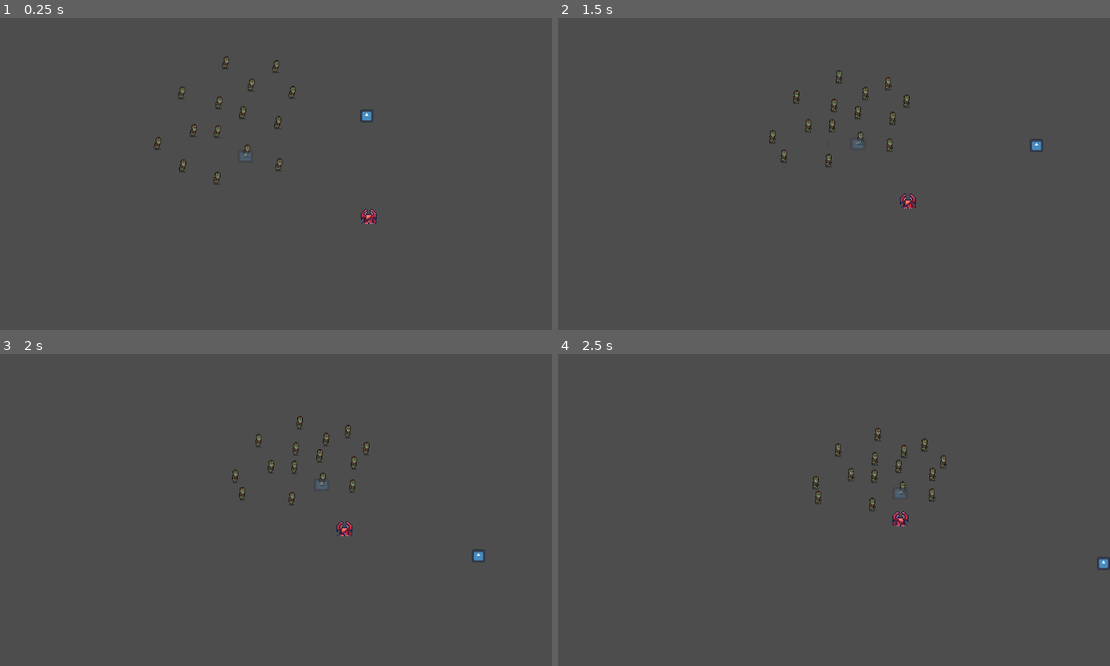
Above: before the commit, frames 1-4 (two rows, left to right).
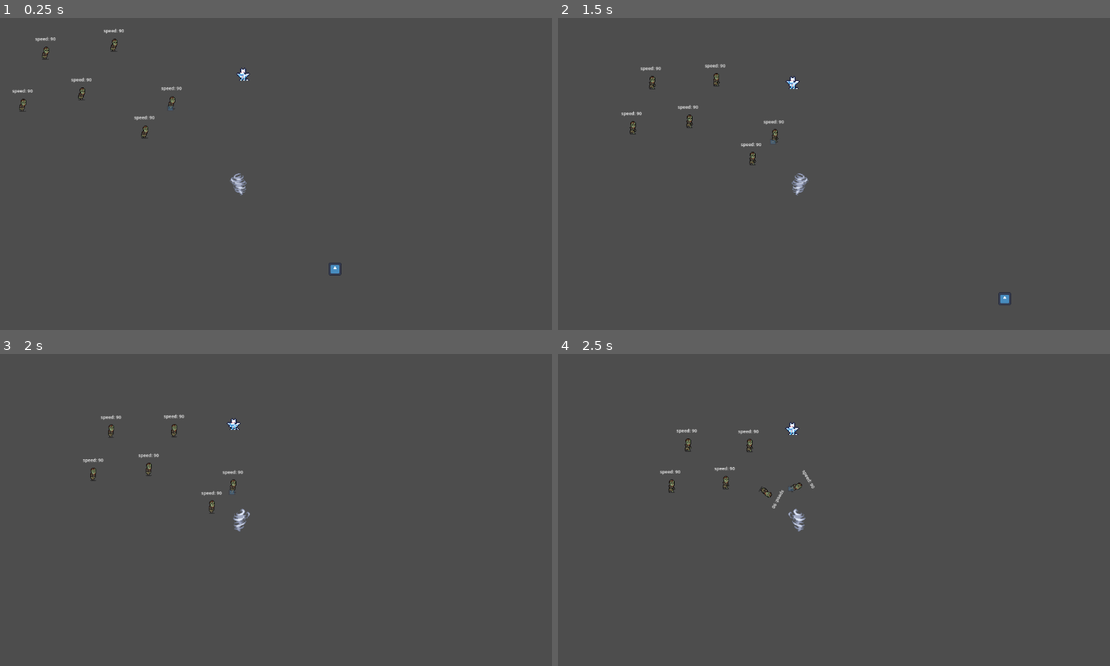
Above: after the commit, the same moments.

Repository: CauaTheKing/dragons_vs_zombies
Game: Godot game, scene res://Scenes/GamePlay/world.tscn
Two runs of this game, one before a commit and one after it. Both use one fixed random seed, a clock stepped at 60 frames per second and the inputs below. The engine's default icon, where the game draws it, is replaced by a stand-in: a white triangle on a blue panel in a dark square.
Inputs:
- Up to frame 1 (0.25 s): no input
- Up to frame 2 (1.5 s): hold D (right) 0.53-1.28 s; hold S (down) from 1.28 s (still down)
- Up to frame 3 (2 s): keep holding S (down)
- Up to frame 4 (2.5 s): release S (down) at 2.03 s; hold D (right) from 2.03 s (still down)

The runs differ from the first frame. In frame 1, 1.3% of the frame differs, in the area x 2-69%, y 3-83%; in frame 2, 1.3%, in the area x 11-88%, y 14-92%; in frame 3, 1.2%; in frame 4, 1.2%.

Commit message:
opa

Diff:
--- /dev/null
+++ b/Scenes/Dragons/ice_dragon.tscn
@@ -0,0 +1,152 @@
+[gd_scene load_steps=20 format=3 uid="uid://bcjsrnxp830il"]
+
+[ext_resource type="Texture2D" uid="uid://swgk0xmvxngx" path="res://Sprites/Dragons/Animations/Baby White Dragon/BabyWhiteDragonIdleSide.png" id="1_e3126"]
+[ext_resource type="Script" path="res://Scripts/Dragons/ice_dragon.gd" id="1_rv1gf"]
+[ext_resource type="Texture2D" uid="uid://bsoa7t8uy1utv" path="res://Sprites/DragonEffects/IceDragon/Retro Impact Effect Pack 3 C.png" id="3_1o2vv"]
+[ext_resource type="Texture2D" uid="uid://ohyovxwx7d1f" path="res://icon.svg" id="4_m07hm"]
+[ext_resource type="PackedScene" uid="uid://cm6ntpgo0q3mf" path="res://Scenes/GamePlay/area_detect_target.tscn" id="5_nc7n1"]
+
+[sub_resource type="AtlasTexture" id="AtlasTexture_4duap"]
+atlas = ExtResource("1_e3126")
+region = Rect2(0, 0, 16, 16)
+
+[sub_resource type="AtlasTexture" id="AtlasTexture_x2pjq"]
+atlas = ExtResource("1_e3126")
+region = Rect2(16, 0, 16, 16)
+
+[sub_resource type="AtlasTexture" id="AtlasTexture_7far0"]
+atlas = ExtResource("1_e3126")
+region = Rect2(32, 0, 16, 16)
+
+[sub_resource type="AtlasTexture" id="AtlasTexture_nfug6"]
+atlas = ExtResource("1_e3126")
+region = Rect2(48, 0, 16, 16)
+
+[sub_resource type="SpriteFrames" id="SpriteFrames_iohyw"]
+animations = [{
+"frames": [{
+"duration": 1.0,
+"texture": SubResource("AtlasTexture_4duap")
+}, {
+"duration": 1.0,
+"texture": SubResource("AtlasTexture_x2pjq")
+}, {
+"duration": 1.0,
+"texture": SubResource("AtlasTexture_7far0")
+}, {
+"duration": 1.0,
+"texture": SubResource("AtlasTexture_nfug6")
+}],
+"loop": true,
+"name": &"move",
+"speed": 5.0
+}]
+
+[sub_resource type="CircleShape2D" id="CircleShape2D_w8ixh"]
+radius = 15.0333
+
+[sub_resource type="AtlasTexture" id="AtlasTexture_ntjes"]
+atlas = ExtResource("3_1o2vv")
+region = Rect2(0, 96, 32, 32)
+
+[sub_resource type="AtlasTexture" id="AtlasTexture_ri7cn"]
+atlas = ExtResource("3_1o2vv")
+region = Rect2(32, 96, 32, 32)
+
+[sub_resource type="AtlasTexture" id="AtlasTexture_pj4c6"]
+atlas = ExtResource("3_1o2vv")
+region = Rect2(64, 96, 32, 32)
+
+[sub_resource type="AtlasTexture" id="AtlasTexture_mgwpy"]
+atlas = ExtResource("3_1o2vv")
+region = Rect2(96, 96, 32, 32)
+
+[sub_resource type="AtlasTexture" id="AtlasTexture_1jqkr"]
+atlas = ExtResource("3_1o2vv")
+region = Rect2(128, 96, 32, 32)
+
+[sub_resource type="AtlasTexture" id="AtlasTexture_ndxoi"]
+atlas = ExtResource("3_1o2vv")
+region = Rect2(160, 96, 32, 32)
+
+[sub_resource type="SpriteFrames" id="SpriteFrames_qkw1t"]
+animations = [{
+"frames": [{
+"duration": 1.0,
+"texture": SubResource("AtlasTexture_ntjes")
+}, {
+"duration": 1.0,
+"texture": SubResource("AtlasTexture_ri7cn")
+}, {
+"duration": 1.0,
+"texture": SubResource("AtlasTexture_pj4c6")
+}, {
+"duration": 1.0,
+"texture": SubResource("AtlasTexture_mgwpy")
+}, {
+"duration": 1.0,
+"texture": SubResource("AtlasTexture_1jqkr")
+}, {
+"duration": 1.0,
+"texture": SubResource("AtlasTexture_ndxoi")
+}],
+"loop": true,
+"name": &"freeze",
+"speed": 5.0
+}]
+
+[sub_resource type="CircleShape2D" id="CircleShape2D_3qh6j"]
+radius = 64.0703
+
+[node name="IceDragon" type="CharacterBody2D" node_paths=PackedStringArray("sprite_anim", "area_detect")]
+collision_layer = 0
+collision_mask = 0
+script = ExtResource("1_rv1gf")
+sprite_anim = NodePath("Sprite")
+area_detect = NodePath("AreaDetectTarget")
+
+[node name="Sprite" type="AnimatedSprite2D" parent="."]
+texture_filter = 1
+scale = Vector2(2, 2)
+sprite_frames = SubResource("SpriteFrames_iohyw")
+animation = &"move"
+offset = Vector2(0, -8)
+
+[node name="Shape" type="CollisionShape2D" parent="."]
+position = Vector2(0, -12)
+shape = SubResource("CircleShape2D_w8ixh")
+
+[node name="FreezingArea" type="Area2D" parent="."]
+visible = false
+position = Vector2(1, -12)
+scale = Vector2(-1, 1)
+collision_layer = 0
+collision_mask = 8
+
+[node name="Sprite" type="AnimatedSprite2D" parent="FreezingArea"]
+texture_filter = 1
+position = Vector2(1, -13)
+rotation = -0.463521
+scale = Vector2(4, 4)
+sprite_frames = SubResource("SpriteFrames_qkw1t")
+animation = &"freeze"
+frame_progress = 0.81635
+speed_scale = 1.5
+offset = Vector2(-16, -8)
+
+[node name="Shape" type="CollisionShape2D" parent="FreezingArea"]
+position = Vector2(-70, -6)
+rotation = -0.0225071
+shape = SubResource("CircleShape2D_3qh6j")
+
+[node name="Icon" type="Sprite2D" parent="."]
+modulate = Color(1, 1, 1, 0.360784)
+position = Vector2(-102.5, -9.5)
+scale = Vector2(0.101563, 0.0859375)
+texture = ExtResource("4_m07hm")
+
+[node name="AreaDetectTarget" parent="." instance=ExtResource("5_nc7n1")]
+visible = false
+position = Vector2(-1, -13)
+
+[connection signal="body_exited" from="FreezingArea" to="." method="_on_freezing_area_body_exited"]
--- /dev/null
+++ b/Scenes/Dragons/light_dragon.tscn
@@ -0,0 +1,76 @@
+[gd_scene load_steps=11 format=3 uid="uid://cfoysr1mnleam"]
+
+[ext_resource type="Script" path="res://Scripts/Dragons/light_dragon.gd" id="1_kiom1"]
+[ext_resource type="Texture2D" uid="uid://dt3eighn03gbx" path="res://Sprites/Dragons/Animations/Great Wyvern/GreatWyvernIdleSide.png" id="2_slurg"]
+[ext_resource type="PackedScene" uid="uid://cm6ntpgo0q3mf" path="res://Scenes/GamePlay/area_detect_target.tscn" id="3_y241s"]
+
+[sub_resource type="AtlasTexture" id="AtlasTexture_76sjb"]
+atlas = ExtResource("2_slurg")
+region = Rect2(0, 0, 16, 16)
+
+[sub_resource type="AtlasTexture" id="AtlasTexture_ip7yc"]
+atlas = ExtResource("2_slurg")
+region = Rect2(16, 0, 16, 16)
+
+[sub_resource type="AtlasTexture" id="AtlasTexture_lgivg"]
+atlas = ExtResource("2_slurg")
+region = Rect2(32, 0, 16, 16)
+
+[sub_resource type="AtlasTexture" id="AtlasTexture_b8x40"]
+atlas = ExtResource("2_slurg")
+region = Rect2(48, 0, 16, 16)
+
+[sub_resource type="SpriteFrames" id="SpriteFrames_q7gnj"]
+animations = [{
+"frames": [{
+"duration": 1.0,
+"texture": SubResource("AtlasTexture_76sjb")
+}, {
+"duration": 1.0,
+"texture": SubResource("AtlasTexture_ip7yc")
+}, {
+"duration": 1.0,
+"texture": SubResource("AtlasTexture_lgivg")
+}, {
+"duration": 1.0,
+"texture": SubResource("AtlasTexture_b8x40")
+}],
+"loop": true,
+"name": &"move",
+"speed": 5.0
+}]
+
+[sub_resource type="CircleShape2D" id="CircleShape2D_5ybst"]
+radius = 18.0
+
+[sub_resource type="CircleShape2D" id="CircleShape2D_0d7e4"]
+radius = 73.437
+
+[node name="StormDragon" type="CharacterBody2D" node_paths=PackedStringArray("sprite_anim", "area_detect")]
+collision_layer = 16
+script = ExtResource("1_kiom1")
+sprite_anim = NodePath("Sprite")
+max_distance_to_target = 200
+area_detect = NodePath("AreaDetectTarget")
+
+[node name="Sprite" type="AnimatedSprite2D" parent="."]
+texture_filter = 1
+scale = Vector2(3, 3)
+sprite_frames = SubResource("SpriteFrames_q7gnj")
+animation = &"move"
+frame_progress = 0.131779
+speed_scale = 1.5
+offset = Vector2(0, -8)
+
+[node name="Shape" type="CollisionShape2D" parent="."]
+visible = false
+position = Vector2(0, -17)
+shape = SubResource("CircleShape2D_5ybst")
+
+[node name="Area" type="Area2D" parent="."]
+
+[node name="Shaoe" type="CollisionShape2D" parent="Area"]
+position = Vector2(134, -3)
+shape = SubResource("CircleShape2D_0d7e4")
+
+[node name="AreaDetectTarget" parent="." instance=ExtResource("3_y241s")]
--- a/Scenes/GamePlay/Zumbis/zumbi_standard.tscn
+++ b/Scenes/GamePlay/Zumbis/zumbi_standard.tscn
@@ -309,10 +309,43 @@
 "values": ["walk"]
 }
 
+[sub_resource type="Animation" id="Animation_w6p6v"]
+resource_name = "spin"
+loop_mode = 1
+tracks/0/type = "value"
+tracks/0/imported = false
+tracks/0/enabled = true
+tracks/0/path = NodePath(".:rotation")
+tracks/0/interp = 1
+tracks/0/loop_wrap = true
+tracks/0/keys = {
+"times": PackedFloat32Array(0, 1),
+"transitions": PackedFloat32Array(1, 1),
+"update": 0,
+"values": [0.0, 6.28319]
+}
+
+[sub_resource type="Animation" id="Animation_x0714"]
+length = 0.001
+tracks/0/type = "value"
+tracks/0/imported = false
+tracks/0/enabled = true
+tracks/0/path = NodePath(".:rotation")
+tracks/0/interp = 1
+tracks/0/loop_wrap = true
+tracks/0/keys = {
+"times": PackedFloat32Array(0),
+"transitions": PackedFloat32Array(1),
+"update": 0,
+"values": [0.0]
+}
+
 [sub_resource type="AnimationLibrary" id="AnimationLibrary_e3av1"]
 _data = {
+"RESET": SubResource("Animation_x0714"),
 "attack": SubResource("Animation_igqto"),
 "death": SubResource("Animation_ic84t"),
+"spin": SubResource("Animation_w6p6v"),
 "walk": SubResource("Animation_71jyu")
 }
 
@@ -346,3 +379,11 @@
 "": SubResource("AnimationLibrary_e3av1")
 }
 autoplay = "walk"
+
+[node name="Label" type="Label" parent="."]
+offset_left = -19.0
+offset_top = -47.0
+offset_right = 21.0
+offset_bottom = -24.0
+theme_override_font_sizes/font_size = 9
+text = "55"
--- /dev/null
+++ b/Scenes/GamePlay/tornado.tscn
@@ -0,0 +1,62 @@
+[gd_scene load_steps=9 format=3 uid="uid://cwpldgbmngldf"]
+
+[ext_resource type="Texture2D" uid="uid://bglvxbm4471yy" path="res://Sprites/DragonEffects/StormDragon/Retro Impact Effect Pack 2 F.png" id="1_go3ku"]
+[ext_resource type="Script" path="res://Scripts/GamePlay/tornado.gd" id="1_t5h7x"]
+
+[sub_resource type="AtlasTexture" id="AtlasTexture_jwmob"]
+atlas = ExtResource("1_go3ku")
+region = Rect2(0, 1088, 64, 64)
+
+[sub_resource type="AtlasTexture" id="AtlasTexture_6rs44"]
+atlas = ExtResource("1_go3ku")
+region = Rect2(64, 1088, 64, 64)
+
+[sub_resource type="AtlasTexture" id="AtlasTexture_jbe0x"]
+atlas = ExtResource("1_go3ku")
+region = Rect2(128, 1088, 64, 64)
+
+[sub_resource type="AtlasTexture" id="AtlasTexture_ysd4o"]
+atlas = ExtResource("1_go3ku")
+region = Rect2(192, 1088, 64, 64)
+
+[sub_resource type="SpriteFrames" id="SpriteFrames_428at"]
+animations = [{
+"frames": [{
+"duration": 1.0,
+"texture": SubResource("AtlasTexture_jwmob")
+}, {
+"duration": 1.0,
+"texture": SubResource("AtlasTexture_6rs44")
+}, {
+"duration": 1.0,
+"texture": SubResource("AtlasTexture_jbe0x")
+}, {
+"duration": 1.0,
+"texture": SubResource("AtlasTexture_ysd4o")
+}],
+"loop": true,
+"name": &"spin",
+"speed": 5.0
+}]
+
+[sub_resource type="CircleShape2D" id="CircleShape2D_bpp3p"]
+radius = 42.4264
+
+[node name="Tornado" type="Area2D"]
+collision_layer = 0
+collision_mask = 8
+script = ExtResource("1_t5h7x")
+
+[node name="Sprite" type="AnimatedSprite2D" parent="."]
+texture_filter = 1
+sprite_frames = SubResource("SpriteFrames_428at")
+animation = &"spin"
+autoplay = "spin"
+frame_progress = 0.480801
+offset = Vector2(-2, -25)
+
+[node name="Shape" type="CollisionShape2D" parent="."]
+position = Vector2(0, -19)
+shape = SubResource("CircleShape2D_bpp3p")
+
+[connection signal="body_entered" from="." to="." method="_on_body_entered"]
--- a/Scenes/GamePlay/world.tscn
+++ b/Scenes/GamePlay/world.tscn
@@ -1,95 +1,52 @@
-[gd_scene load_steps=4 format=3 uid="uid://ta8msbepsp6m"]
+[gd_scene load_steps=5 format=3 uid="uid://ta8msbepsp6m"]
 
 [ext_resource type="PackedScene" uid="uid://cfnndu2yxsb2y" path="res://Scenes/GamePlay/player.tscn" id="1_l3jty"]
 [ext_resource type="PackedScene" uid="uid://c2k4rcv2tkbny" path="res://Scenes/GamePlay/Zumbis/zumbi_standard.tscn" id="2_64xnk"]
-[ext_resource type="PackedScene" uid="uid://dt6gyq1dfrip4" path="res://Scenes/Dragons/fire_dragon.tscn" id="3_fxa2c"]
+[ext_resource type="PackedScene" uid="uid://bcjsrnxp830il" path="res://Scenes/Dragons/ice_dragon.tscn" id="3_s4q3m"]
+[ext_resource type="PackedScene" uid="uid://cwpldgbmngldf" path="res://Scenes/GamePlay/tornado.tscn" id="4_fkncr"]
 
 [node name="World" type="Node2D"]
 position = Vector2(290, 138)
+metadata/_edit_horizontal_guides_ = [19.0]
 
 [node name="Player" parent="." instance=ExtResource("1_l3jty")]
-position = Vector2(489, 78)
+position = Vector2(425, 387)
 
 [node name="Zumbi_Standard2" parent="." instance=ExtResource("2_64xnk")]
-position = Vector2(291, 200)
+position = Vector2(21, 109)
 speed = 90
 attack_distance = 30
 
 [node name="Zumbi_Standard3" parent="." instance=ExtResource("2_64xnk")]
-position = Vector2(164, 224)
+position = Vector2(78, 47)
 speed = 90
 attack_distance = 30
 
 [node name="Zumbi_Standard4" parent="." instance=ExtResource("2_64xnk")]
-position = Vector2(164, 124)
+position = Vector2(-106, 33)
 speed = 90
 attack_distance = 30
 
 [node name="Zumbi_Standard5" parent="." instance=ExtResource("2_64xnk")]
-position = Vector2(44, 149)
+position = Vector2(-226, 58)
 speed = 90
 attack_distance = 30
 
 [node name="Zumbi_Standard6" parent="." instance=ExtResource("2_64xnk")]
-position = Vector2(92, 41)
+position = Vector2(-178, -50)
 speed = 90
 attack_distance = 30
 
 [node name="Zumbi_Standard7" parent="." instance=ExtResource("2_64xnk")]
-position = Vector2(232, 22)
+position = Vector2(-38, -69)
 speed = 90
 attack_distance = 30
 
-[node name="Zumbi_Standard8" parent="." instance=ExtResource("2_64xnk")]
-position = Vector2(215, 83)
-speed = 90
-attack_distance = 30
+[node name="Tornado" parent="." instance=ExtResource("4_fkncr")]
+position = Vector2(235, 240)
 
-[node name="Zumbi_Standard9" parent="." instance=ExtResource("2_64xnk")]
-position = Vector2(286, 106)
-speed = 90
-attack_distance = 30
-
-[node name="Zumbi_Standard10" parent="." instance=ExtResource("2_64xnk")]
-position = Vector2(315, 37)
-speed = 90
-attack_distance = 30
-
-[node name="Zumbi_Standard11" parent="." instance=ExtResource("2_64xnk")]
-position = Vector2(284, -20)
-speed = 90
-attack_distance = 30
-
-[node name="Zumbi_Standard12" parent="." instance=ExtResource("2_64xnk")]
-position = Vector2(182, -25)
-speed = 90
-attack_distance = 30
-
-[node name="Zumbi_Standard13" parent="." instance=ExtResource("2_64xnk")]
-position = Vector2(167, 62)
-speed = 90
-attack_distance = 30
-
-[node name="Zumbi_Standard14" parent="." instance=ExtResource("2_64xnk")]
-position = Vector2(116, 122)
-speed = 90
-attack_distance = 30
-
-[node name="Zumbi_Standard15" parent="." instance=ExtResource("2_64xnk")]
-position = Vector2(99, 195)
-speed = 70
-attack_distance = 30
-
-[node name="Zumbi_Standard16" parent="." instance=ExtResource("2_64xnk")]
-position = Vector2(224, 167)
-speed = 90
-attack_distance = 30
-
-[node name="Fire_dragon" parent="." instance=ExtResource("3_fxa2c")]
-position = Vector2(500, 300)
+[node name="IceDragon" parent="." instance=ExtResource("3_s4q3m")]
+position = Vector2(244, 6)
 lifes = 20
-speed = 40
-direct_damage = 5
-impact_damage = 2
-distance_attack = 280
-max_distance_to_target = 130
+speed = 20
+max_distance_to_target = 150
--- a/Scripts/Dragons/fire_dragon.gd
+++ b/Scripts/Dragons/fire_dragon.gd
@@ -3,7 +3,6 @@
 @onready var flames: Area2D = get_node('Flames')
 
 var flame_damage: int = 4
-
 
 
 func long_attack() -> void: #ataque de longe, de disparos de bola de fogo
@@ -37,7 +36,6 @@
 	flames.visible = true
 	flames.look_at(target.global_position)
 
-
 	for t in targets_in_flames:
 		if t.has_method('take_damage'):
 			t.take_damage(flame_damage)
--- /dev/null
+++ b/Scripts/Dragons/ice_dragon.gd
@@ -0,0 +1,25 @@
+extends DragonBase
+
+@onready var freeze_area: Area2D = $FreezingArea
+@onready var sprite_freeza: AnimatedSprite2D = $FreezingArea/Sprite
+
+func close_attack() -> void:
+
+	var zumbis: Array = freeze_area.get_overlapping_bodies()
+
+	if zumbis.is_empty() or not target:
+		freeze_area.visible = false
+		sprite_freeza.stop()
+		return
+
+	freeze_area.visible = true
+	sprite_freeza.play('freeze')
+	freeze_area.look_at(target.global_position)
+	for z in zumbis:
+		z.ice_effect(true)
+
+func state_idle() -> void:
+	pass
+
+func _on_freezing_area_body_exited(body):
+	body.ice_effect(false)
--- /dev/null
+++ b/Scripts/Dragons/light_dragon.gd
@@ -0,0 +1 @@
+extends DragonBase
--- a/Scripts/GamePlay/ZumbiClass.gd
+++ b/Scripts/GamePlay/ZumbiClass.gd
@@ -9,12 +9,12 @@
 @export var anim_player: AnimationMixer
 
 
-enum STATES {ATTACKING = 1, MOVE_TO_TARGET, IDLE}
+enum STATES {ATTACKING = 1, MOVE_TO_TARGET, IDLE, THROW}
 #var list_anim: Array
 var current_state: int
 var target
 var target_direction: Vector2
-
+var default_speed: int
 
 func set_sprite_flip(value) -> bool:
 	if not value is bool:
@@ -27,9 +27,9 @@
 
 
 func _ready():
+	default_speed = speed
 	add_to_group('zumbi')
-	target = Global.player
-	change_state(STATES.MOVE_TO_TARGET)
+	get_target()
 	#list_anim = sprite_animated.sprite_frames.get_animation_names()
 
 func change_state(_state: int) -> void:
@@ -38,7 +38,6 @@
 func start_anim(_anim: String = '') -> void:
 	if not anim_player: return
 
-	print(_anim)
 
 	var anim_lib: AnimationLibrary = null
 	anim_lib = anim_player.get_animation_library("")
@@ -85,12 +84,30 @@
 		STATES.ATTACKING:
 			if has_method('attaking'):
 				call_deferred('attaking')
+		STATES.THROW:
+				throw(delta)
 
+func get_target() -> void:
+	target = Global.player
+
+	start_anim('walk')
+	rotation = 0
+	change_state(STATES.MOVE_TO_TARGET)
+
+func throw(delta) -> void:
+
+	velocity = global_position.direction_to(target_direction)
+
+	global_translate(velocity * speed * 2 * delta)
+	start_anim('spin')
+	if global_position.distance_to(target_direction) < 10:
+		get_target()
 
 func move_to_target() -> void:
 	if not target or life <= 0:
 		return
 
+	$Label.text = 'speed: ' + str(speed)
 	var distance_to_target = global_position.distance_to(target.global_position)
 	var direction_to_target: Vector2 = global_position.direction_to(target.global_position)
 
@@ -105,8 +122,20 @@
 func take_damage(_dmg: int) -> void:
 	life -= _dmg
 
-	get_node('HitTextEffect').play_effect(_dmg)
+	$HitTextEffect.play_effect(_dmg)
 
 	if life <= 0:
 		change_state(STATES.IDLE)
 		start_anim('death')
+
+# =========================
+# funcs chamadas por outros nodes
+
+func ice_effect(_value: bool) -> void:
+	if _value:
+		speed = int(default_speed/3)
+		modulate = '#006bf7'
+		return
+
+	speed = default_speed
+	modulate = '#ffffff'
--- /dev/null
+++ b/Scripts/GamePlay/tornado.gd
@@ -0,0 +1,14 @@
+extends Area2D
+
+func attacking() -> void:
+	var zumbis: Array = get_overlapping_bodies()
+
+	if zumbis.is_empty(): return
+
+	for z in zumbis:
+		z.throw()
+
+
+func _on_body_entered(body):
+	body.target_direction = body.global_position + Vector2(randi_range(-300, 300), randi_range(-300, 300))
+	body.change_state(4)
--- a/Scripts/Global/Globalgd.gd
+++ b/Scripts/Global/Globalgd.gd
@@ -7,3 +7,12 @@
 	new_area_impact.global_position = _position
 	get_tree().root.call_deferred('add_child', new_area_impact)
 	new_area_impact.set_anim(anim_name, _damage)
+
+func rotate_area_to_target(target: CharacterBody2D, area: Area2D) -> void:
+
+	var rotation_speed: float = 90.0
+	var target_position: Vector2 = target.global_position
+	var area_position: Vector2 = area.global_position
+
+	var direction: Vector2 = area_position.direction_to(target_position)
+	var angle: float = rad_to_deg(atan2(direction.y, direction.x))
Not shown: 1 places in Scenes/GamePlay/Zumbis/zumbi_standard.tscn that only renumber resources
Binary file added: Sprites/DragonEffects/IceDragon/Retro Impact Effect Pack 3 C.png
Not shown, added: Sprites/DragonEffects/IceDragon/Retro Impact Effect Pack 3 C.png.import
Binary file added: Sprites/DragonEffects/StormDragon/Retro Impact Effect Pack 2 F.png
Not shown, added: Sprites/DragonEffects/StormDragon/Retro Impact Effect Pack 2 F.png.import
